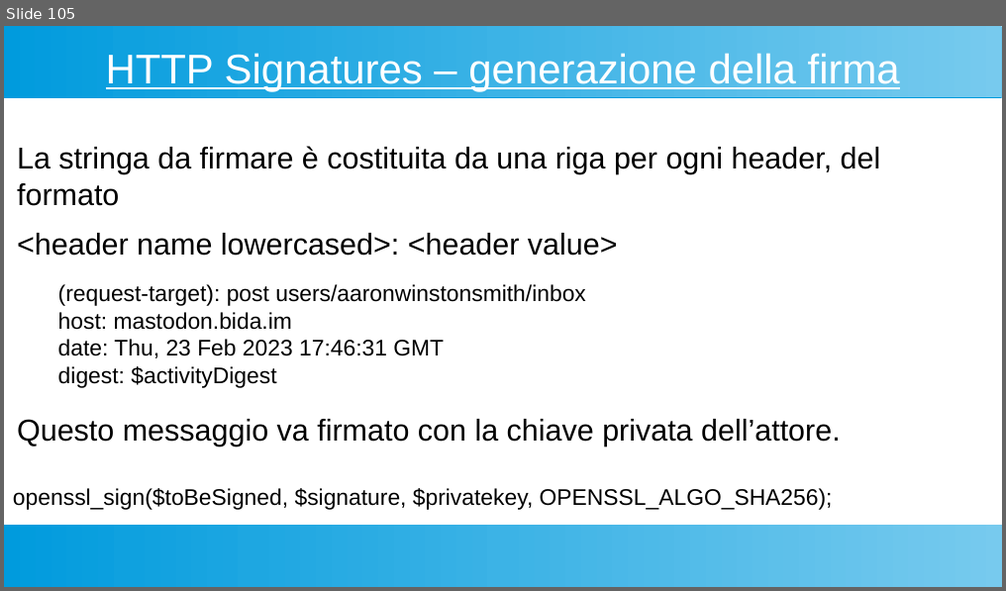
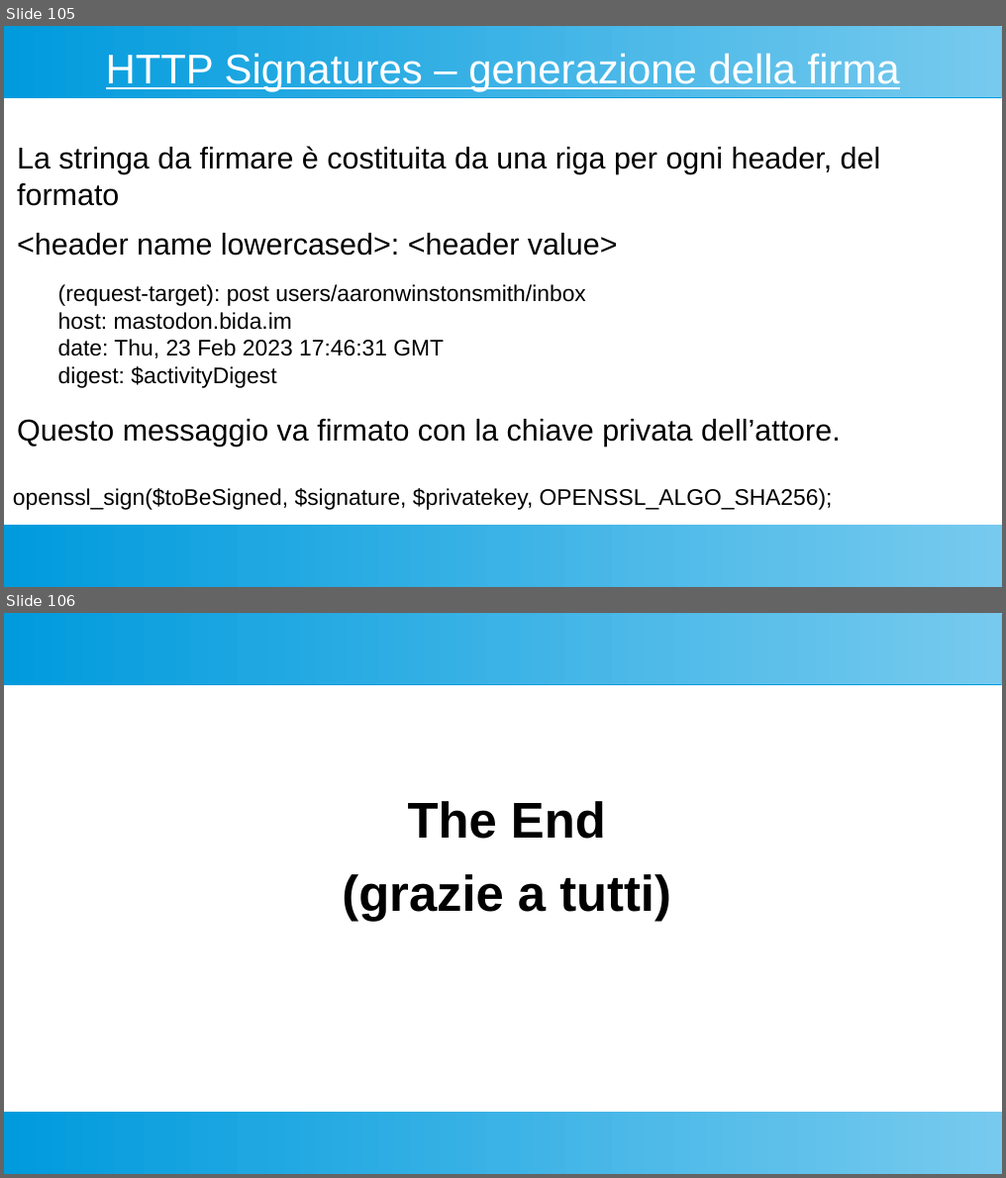
Before and after one commit to cristianolongoodhl/courses, a slide deck: ActivityPubMiniWorkshop/miniActivityPub.odp. Shown one above the other, each under a label of ours: slide 105 before the commit, slides 105 and 106 after it. The pictures are 1006x591 and 1006x1178 pixels, drawn with LibreOffice and Linux fonts; fonts in the diff are those of the drawing. Boxes give left, top, right and bottom in pixels: in the first picture for what was removed or moved away, otherwise in the second. Text is boxed around its words. In the diff, an @@ line names an element or a change of style, - is before the commit and + after.

```diff
--- a/ActivityPubMiniWorkshop/miniActivityPub.odp
+++ b/ActivityPubMiniWorkshop/miniActivityPub.odp
@@ slide 106 added at box(4, 613, 1002, 1174), background #FFFFFF; not listed: 2 template elements that a slide beside it also shows @@
@@ text added at box(342, 801, 671, 922), 40 pt, text #000000, bold @@
+The End
+(grazie a tutti)
```
Also in this commit, not shown: 1 slide changed, 2 slides removed, 1 other file.
